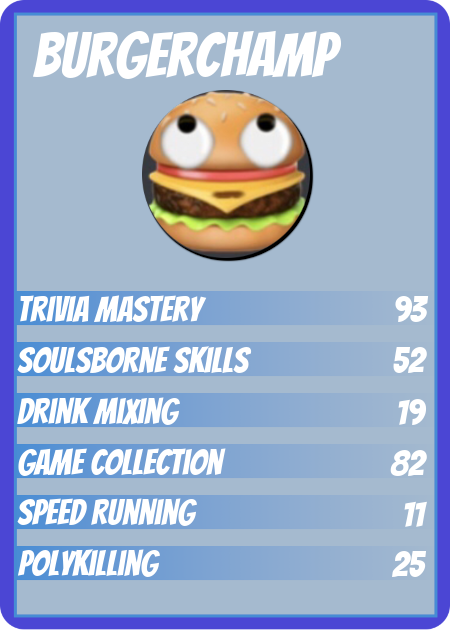
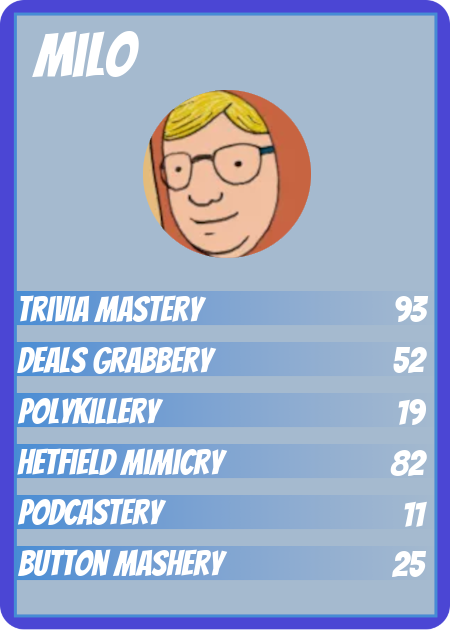
Layers edited between the first and the second (450, 630) image:
renamed "Burgerchamp #1" to "Milo", painted on it over box(32, 30, 341, 79)
renamed "icon_burgerchamp_small.png copy" to "Pasted Layer", painted on it, masked it over box(142, 90, 314, 262)
renamed "SoulsBorne Skills" to "Deals Grabbery", moved it above "Polykillery", painted on it over box(17, 346, 252, 374)
renamed "Drink Mixing" to "Polykillery", moved it above "Hetfield Mimicry", painted on it over box(17, 397, 180, 425)
renamed "Game Collection" to "Hetfield Mimicry", moved it above "Podcastery", painted on it over box(17, 448, 228, 476)
renamed "Speed Running" to "Podcastery", moved it above "Button Mashery", painted on it over box(17, 498, 197, 526)
renamed "Polykilling" to "Button Mashery", painted on it over box(17, 549, 228, 577)
